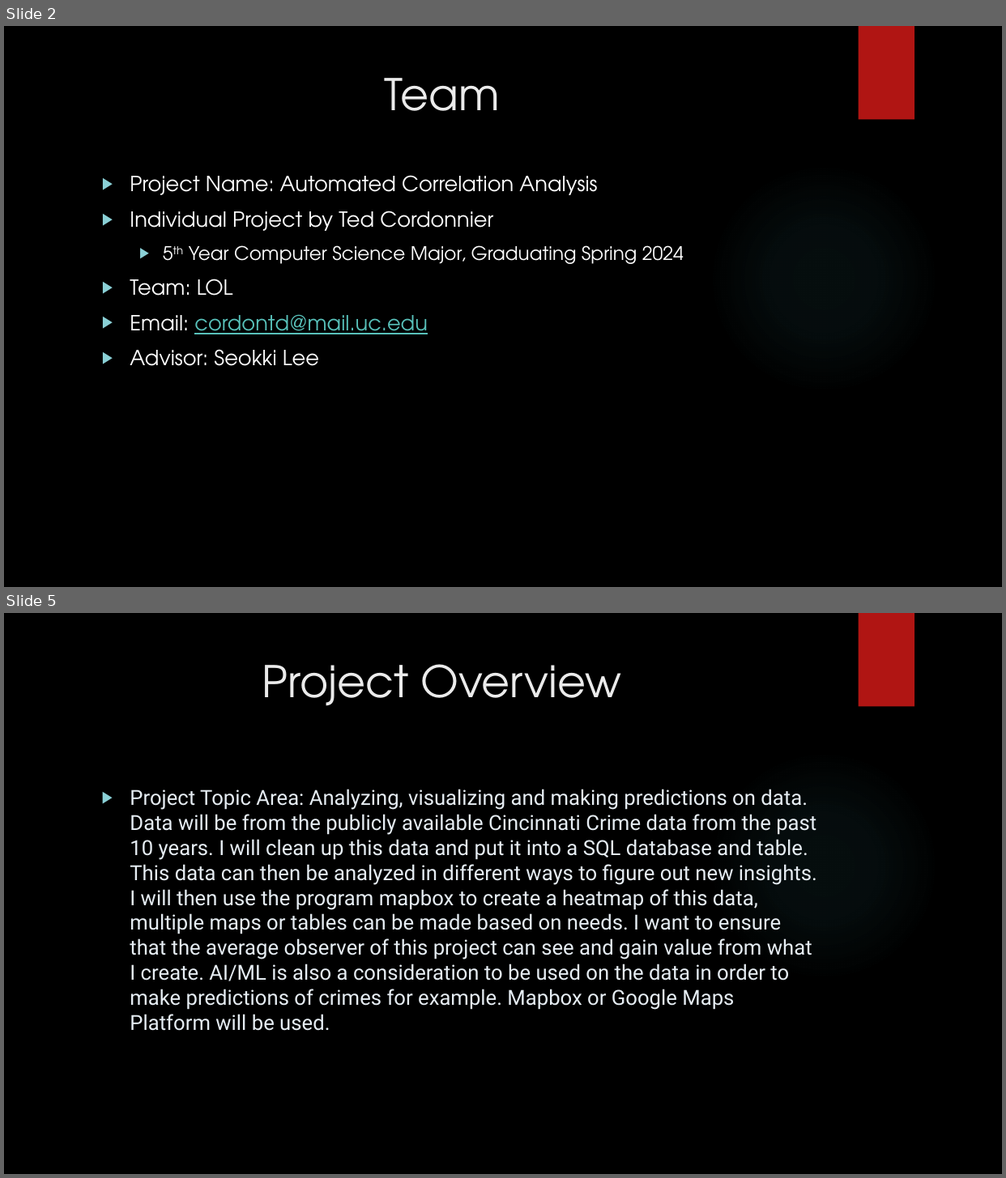
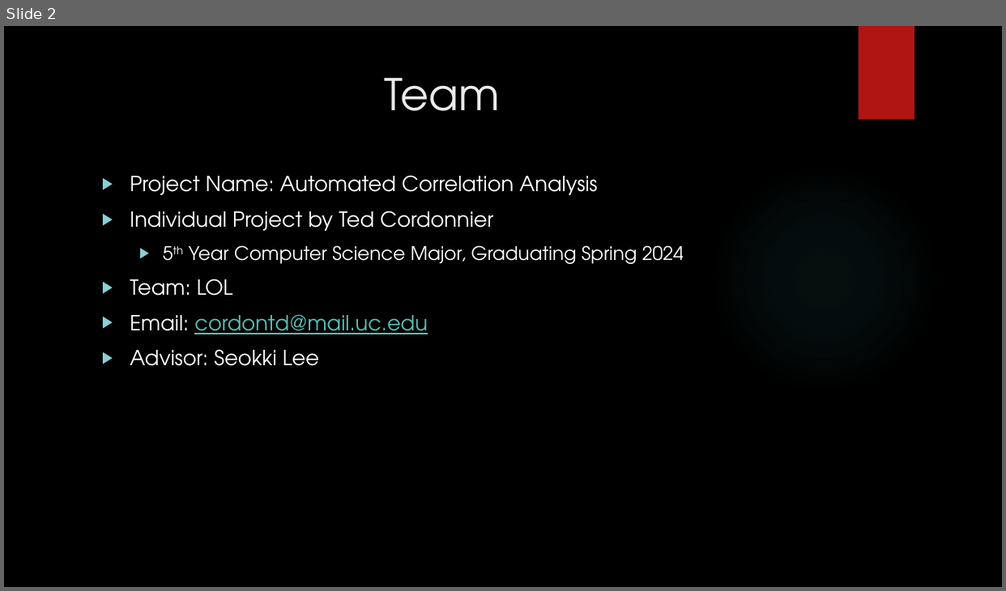
Before and after one commit to tedcordonnier/SeniorDesign, a slide deck: Spring_Presentation.pptx. Shown one above the other, each under a label of ours: slides 2 and 5 before the commit, slide 2 after it; the slides between them are not shown. The pictures are 1006x1178 and 1006x591 pixels, drawn with LibreOffice and Linux fonts; fonts in the diff are those of the drawing; background and template pictures are left out. Boxes give left, top, right and bottom in pixels: in the first picture for what was removed or moved away, otherwise in the second. Text is boxed around its words. In the diff, an @@ line names an element or a change of style, - is before the commit and + after.

```diff
--- a/Spring_Presentation.pptx
+++ b/Spring_Presentation.pptx
@@ slide 5 removed at (4,613,1002,1174), background picture (left out); not listed: 2 template elements that a slide beside it also shows @@
@@ title removed at (262,664,622,706) @@
-Project Overview
@@ text removed at (130,789,817,1031) @@
-▶ Project Topic Area: Analyzing, visualizing and making predictions on data. Data will be from the publicly available Cincinnati Crime data from the past 10 years. I will clean up this data and put it into a SQL database and table. This data can then be analyzed in different ways to figure out new insights. I will then use the program mapbox to create a heatmap of this data, multiple maps or tables can be made based on needs. I want to ensure that the average observer of this project can see and gain value from what I create. AI/ML is also a consideration to be used on the data in order to make predictions of crimes for example. Mapbox or Google Maps Platform will be used.
```
Also in this commit, not shown: 2 slides changed, 7 slides added, 7 other slides removed, 18 other files.
